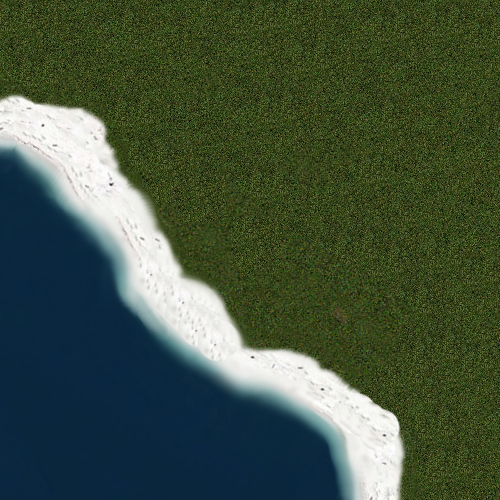
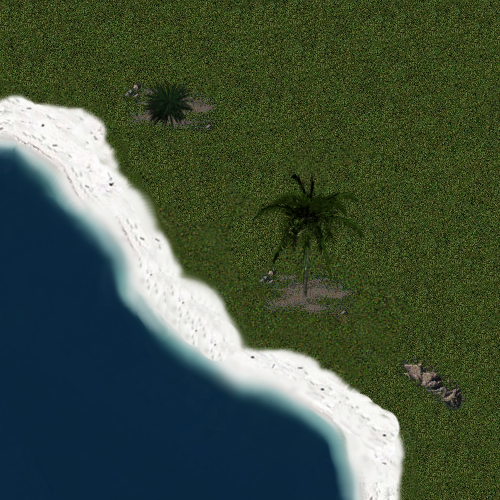
Layers edited between the first and the second 500 × 500 image:
added layer "Clipboard#4" above "Clipboard#3" over 397, 356, 467, 411
added layer "Clipboard#3" above "Clipboard#2" over 142, 79, 196, 131
added layer "Clipboard#2" above "Clipboard#1" over 252, 171, 366, 297
added layer "Clipboard#1" above "Clipboard" over 123, 81, 219, 138
added layer "Clipboard" above "Background" over 258, 267, 354, 324
